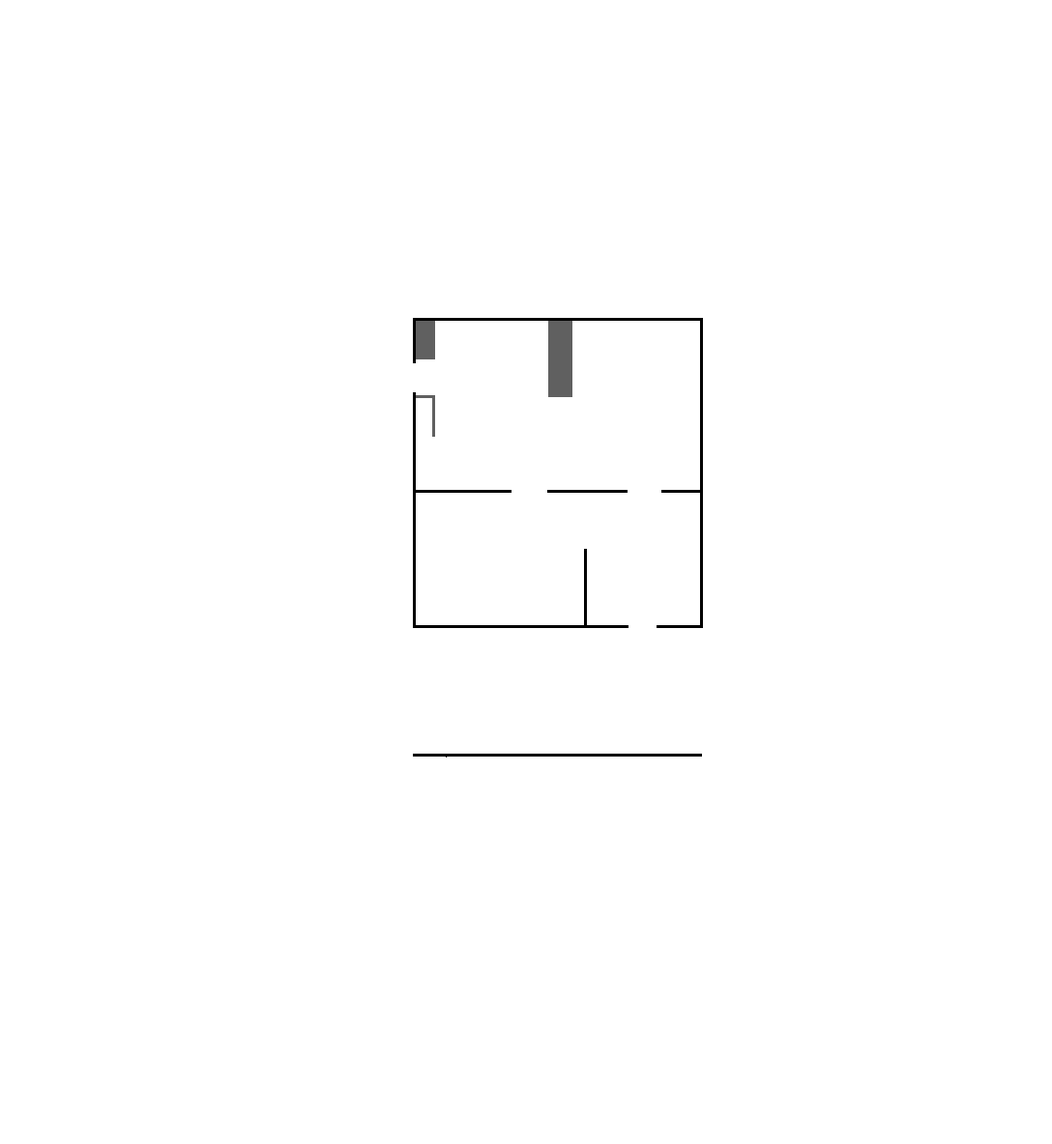
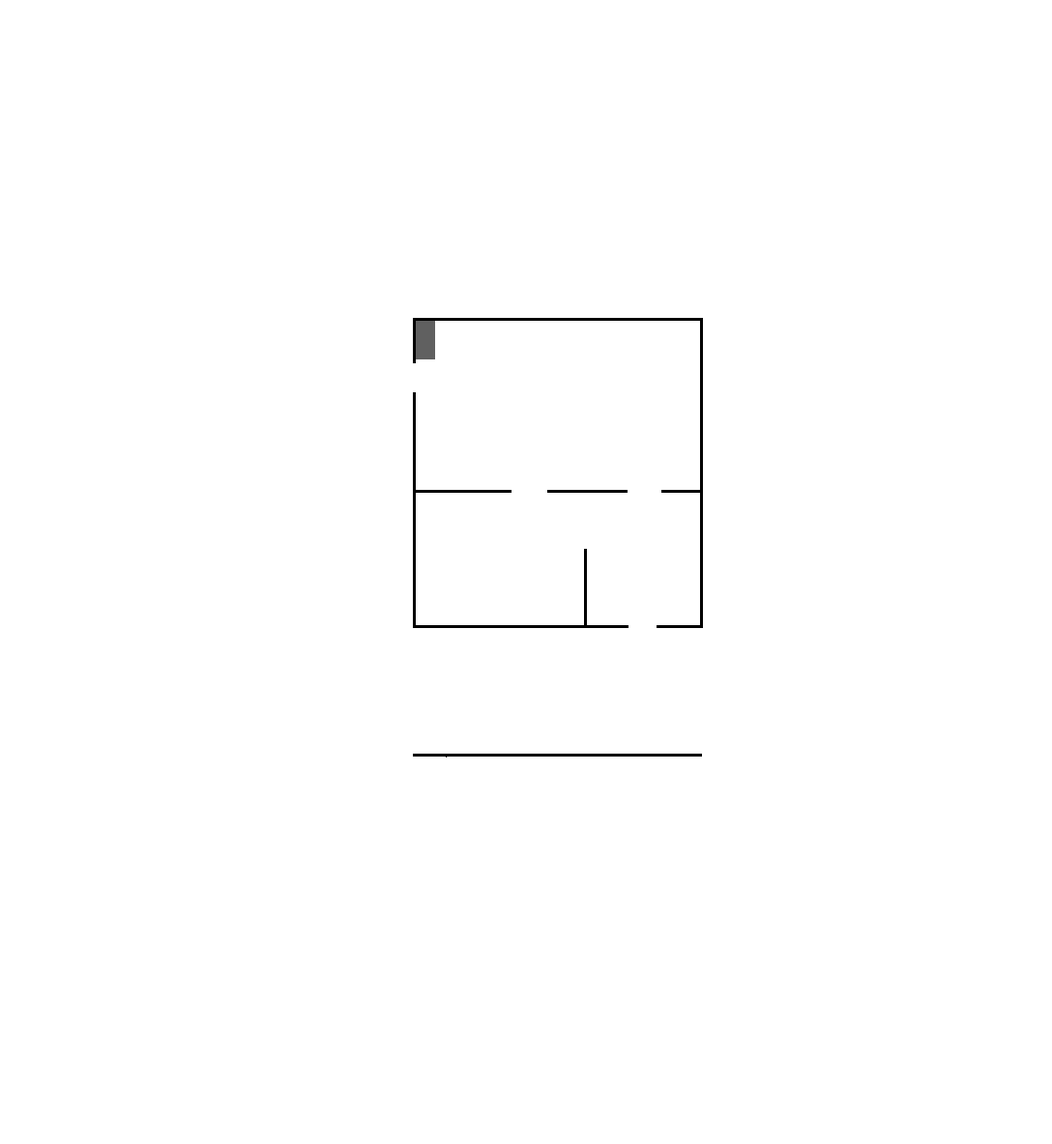
Revision of a layered 1052 x 1144 image; what changed, layer by layer:
painted on "walls" over (415, 320, 573, 437)
